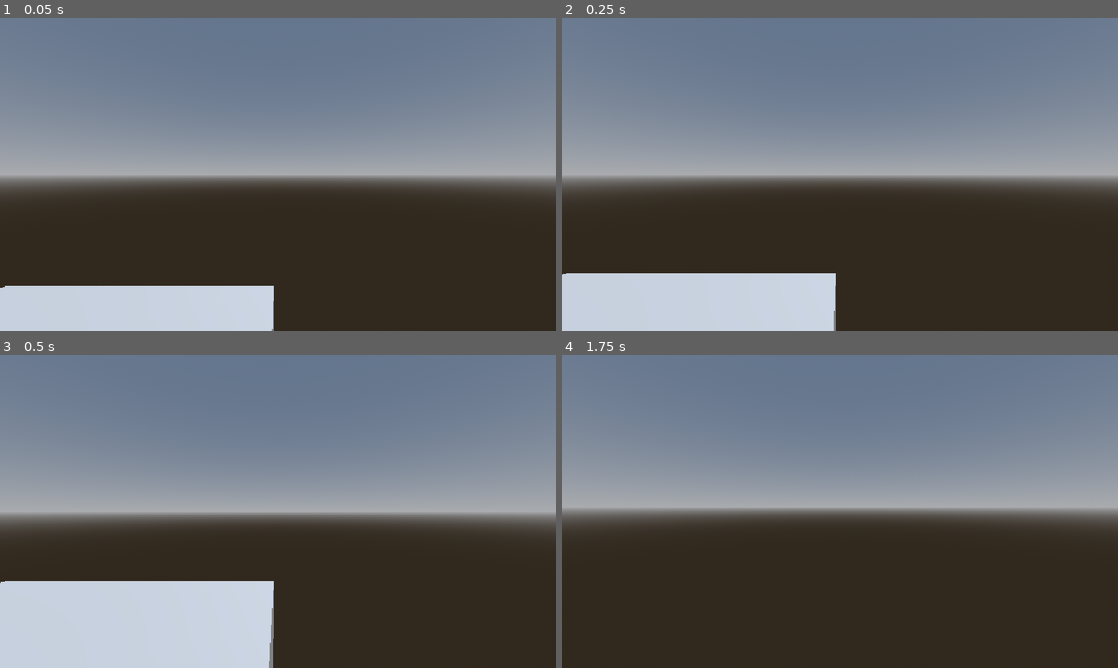
Above: before the commit, frames 1-4 (two rows, left to right).
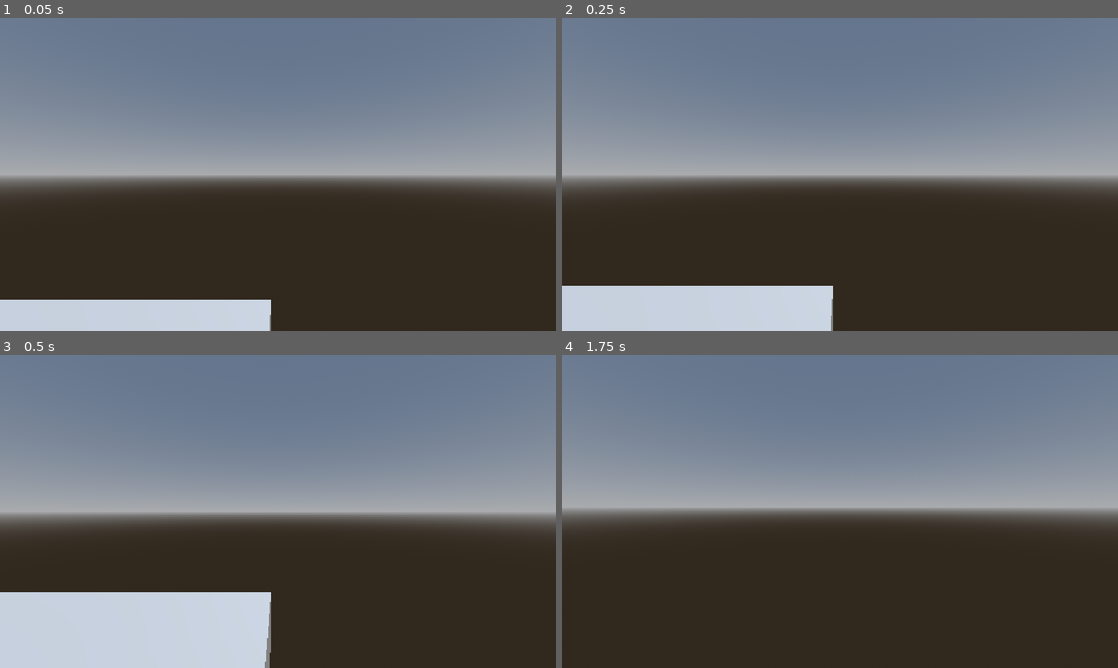
Above: after the commit, the same moments.

Repository: Jairivera777/Escapa
Game: Godot game, scene res://Nodos/Piso/Escena.tscn
The game is run twice, just before and just after one commit, with the same random seed, the same clock (stepped at 60 frames per second) and the same inputs. This scene is started directly instead of the project's main scene.
Inputs (mouse positions are in pixels of both pictures, inside the frame that each line leads up to):
- Up to frame 1 (0.05 s): no input
- Up to frame 2 (0.25 s): no input
- Up to frame 3 (0.5 s): no input
- Up to frame 4 (1.75 s): tap Enter (ui_accept) at 0.5, 0.77, 1.25, 1.52 s; move the mouse to (834, 517) at 0.52 s; hold Shift (correr) 0.53-1.28 s; hold W (arriba) from 0.53 s (still down); move the mouse to (878, 514) at 1.27 s; tap Shift (correr) at 1.35 s

The runs differ from the first frame. In frame 1, 2.2% of the frame differs, in the area x 0-50%, y 85-100%; in frame 2, 2.1%; in frame 3, 2.0%; in frame 4, nothing differs.

Commit message:
Cambios pequeños

Diff:
--- a/Nodos/Personaje/jugador.tscn
+++ b/Nodos/Personaje/jugador.tscn
@@ -18,4 +18,4 @@
 [node name="Head" type="Node3D" parent="." unique_id=1362974678]
 
 [node name="Camera3D" type="Camera3D" parent="Head" unique_id=1248667822]
-transform = Transform3D(1, 0, 0, 0, 1, 0, 0, 0, 1, -0.05312547, 0.64969707, -0.1251874)
+transform = Transform3D(1, 0, 0, 0, 1, 0, 0, 0, 1, -0.0003182888, 0.7756659, -0.43190318)
